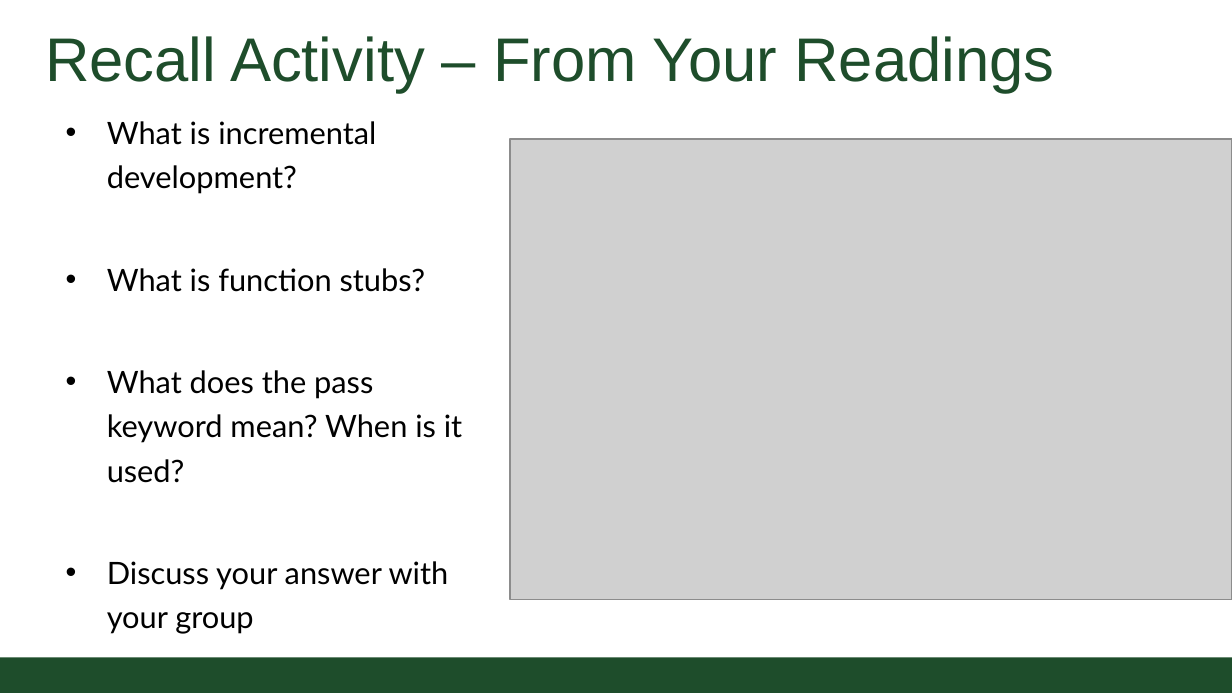
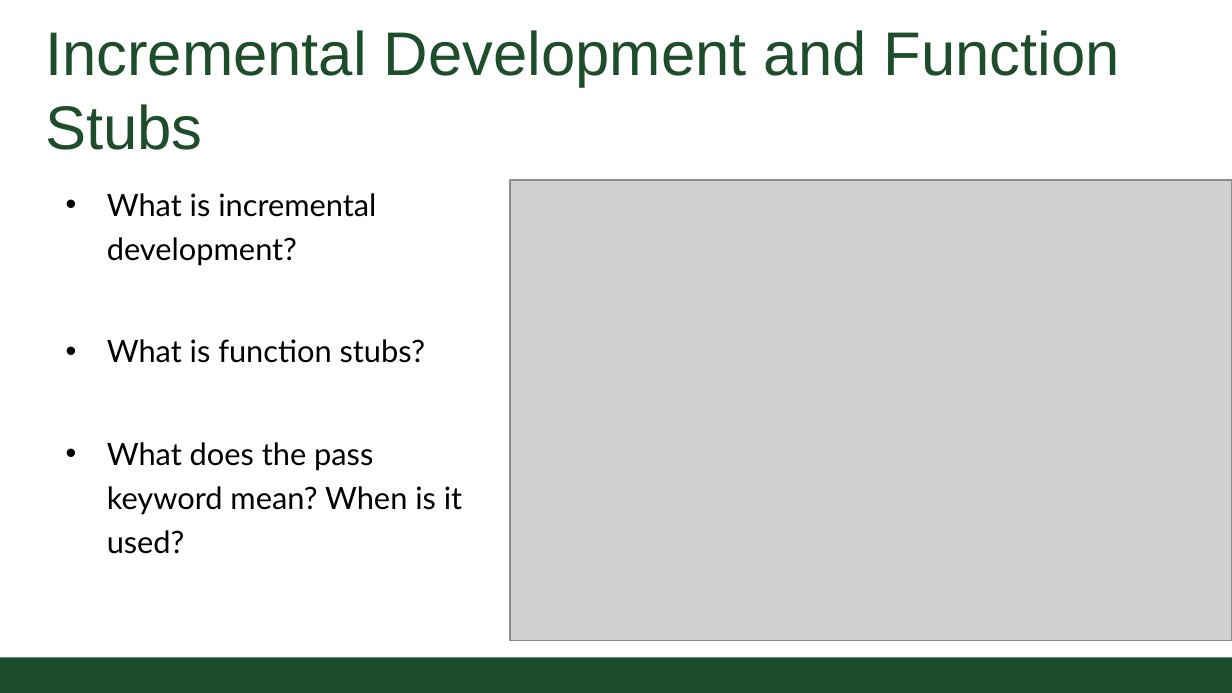
Before and after one commit to CSU-CS152/Handouts, a slide deck: slide 11 of 02_01FunctionsCS152.pptx. Drawn at 1232x693 pixels with LibreOffice and Linux fonts; fonts in the diff are those of the drawing; grey boxes stand for pictures; background and template pictures are left out. Boxes give left, top, right and bottom in pixels: in the first picture for what was removed or moved away, otherwise in the second. Text is boxed around its words. In the diff, an @@ line names an element or a change of style, - is before the commit and + after.

```diff
--- a/02_01FunctionsCS152.pptx
+++ b/02_01FunctionsCS152.pptx
@@ title at (45,30,1120,150): text changed @@
-Recall Activity – From Your Readings
+Incremental Development and Function Stubs
@@ text "What is incremental development?": place and size @@
-text "What is incremental development?" at (107,121,462,634)
+text "What is incremental development?" at (107,193,462,554)
@@ picture: place and size @@
-picture at (510,139,1232,600)
+picture at (510,180,1232,641)
@@ text at (107,561,449,634): paragraph removed @@
-• Discuss your answer with your group
```
Also in this commit, not shown: 6 other slides changed, 2 slides added, 1 slide removed, 5 other files.
